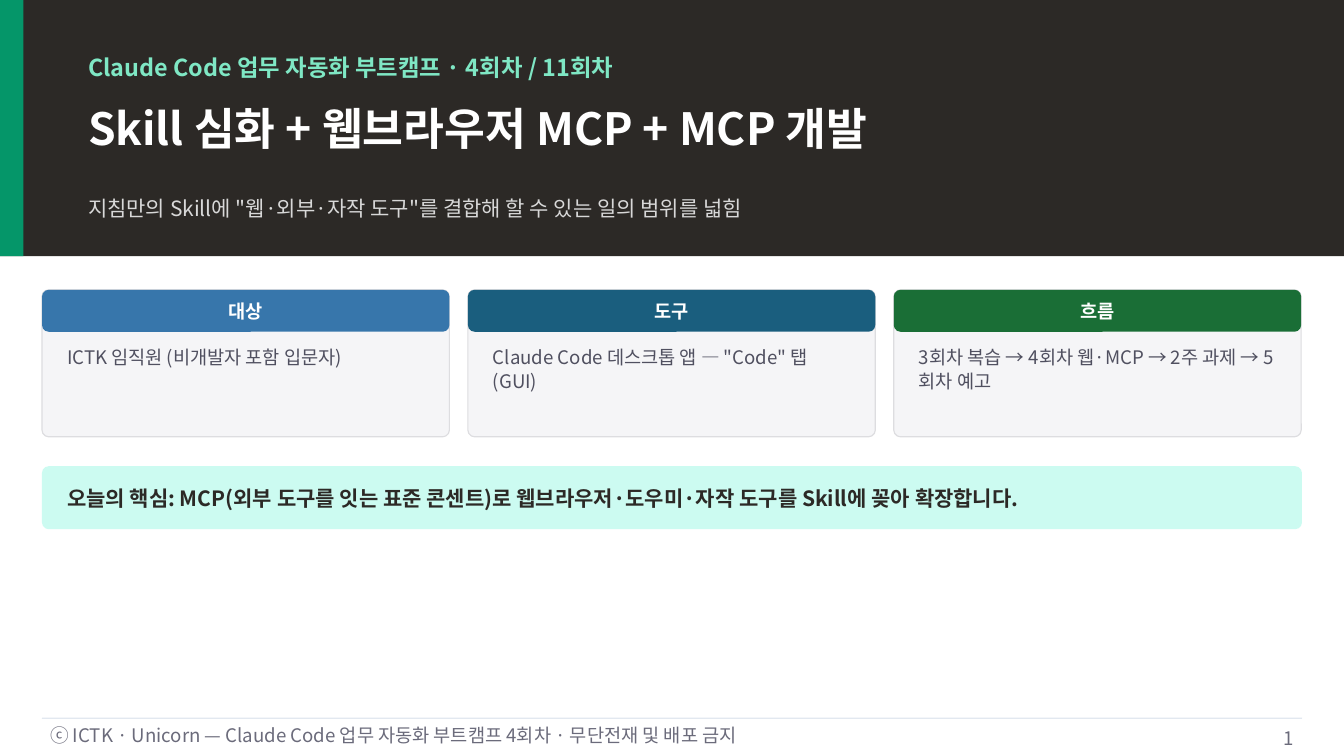
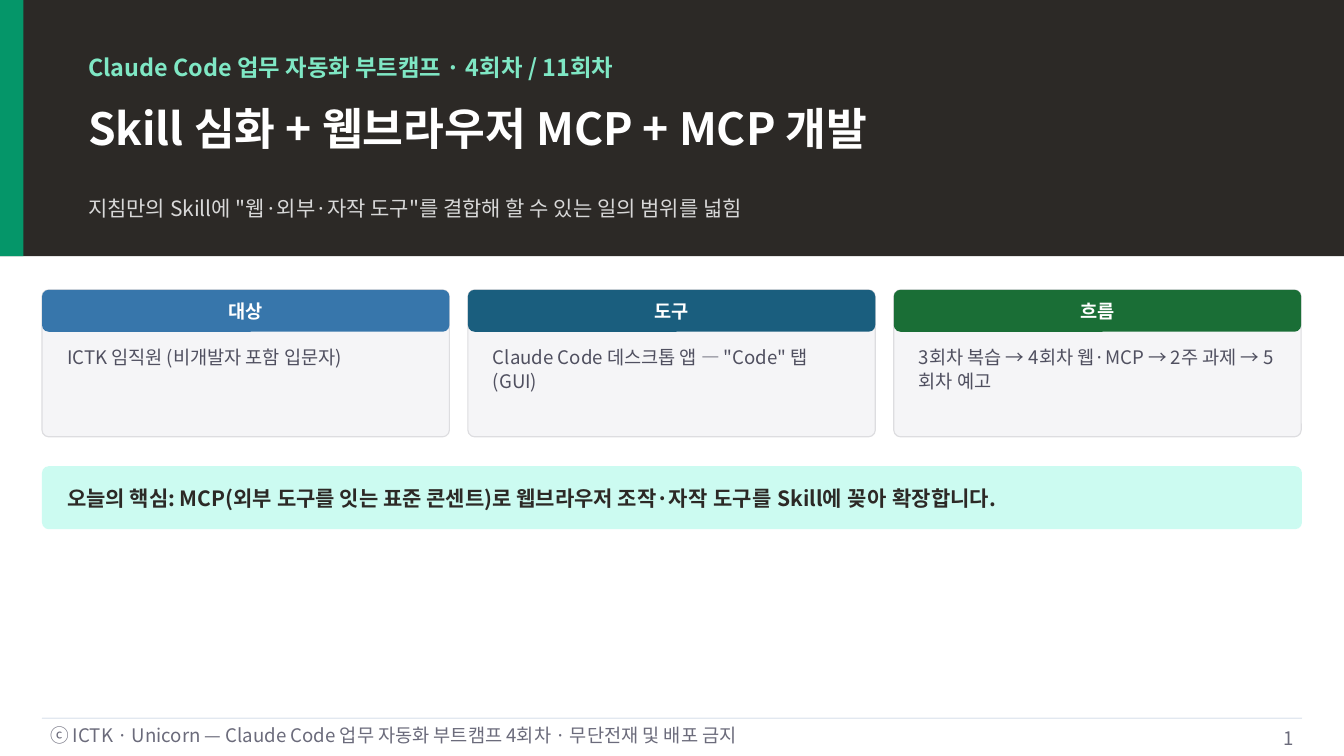
Before and after one commit to unicorn-campus/ai-automation, a slide deck: slide 1 of decks/04-skill-advanced-mcp/4회차-Skill심화-웹MCP-MCP개발.pptx. Drawn at 1344x756 pixels with LibreOffice and Linux fonts; fonts in the diff are those of the drawing. Boxes give left, top, right and bottom in pixels: in the first picture for what was removed or moved away, otherwise in the second. Text is boxed around its words. In the diff, an @@ line names an element or a change of style, - is before the commit and + after.

```diff
--- a/decks/04-skill-advanced-mcp/4회차-Skill심화-웹MCP-MCP개발.pptx
+++ b/decks/04-skill-advanced-mcp/4회차-Skill심화-웹MCP-MCP개발.pptx
@@ text at (x1=67, y1=488, x2=995, y2=510): text changed @@
-오늘의 핵심: MCP(외부 도구를 잇는 표준 콘센트)로 웹브라우저·도우미·자작 도구를 Skill에 꽂아 확장합니다.
+오늘의 핵심: MCP(외부 도구를 잇는 표준 콘센트)로 웹브라우저 조작·자작 도구를 Skill에 꽂아 확장합니다.
```
Also in this commit, not shown: 9 other slides changed, 6 slides added, 1 slide removed, 20 other files.
